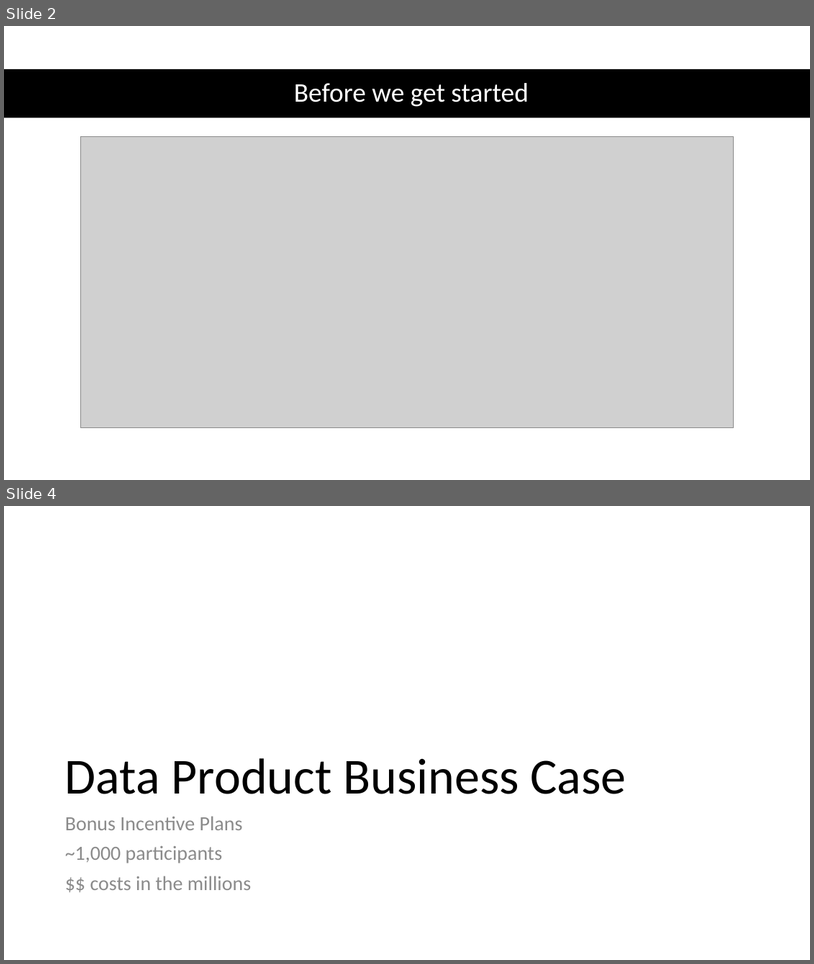
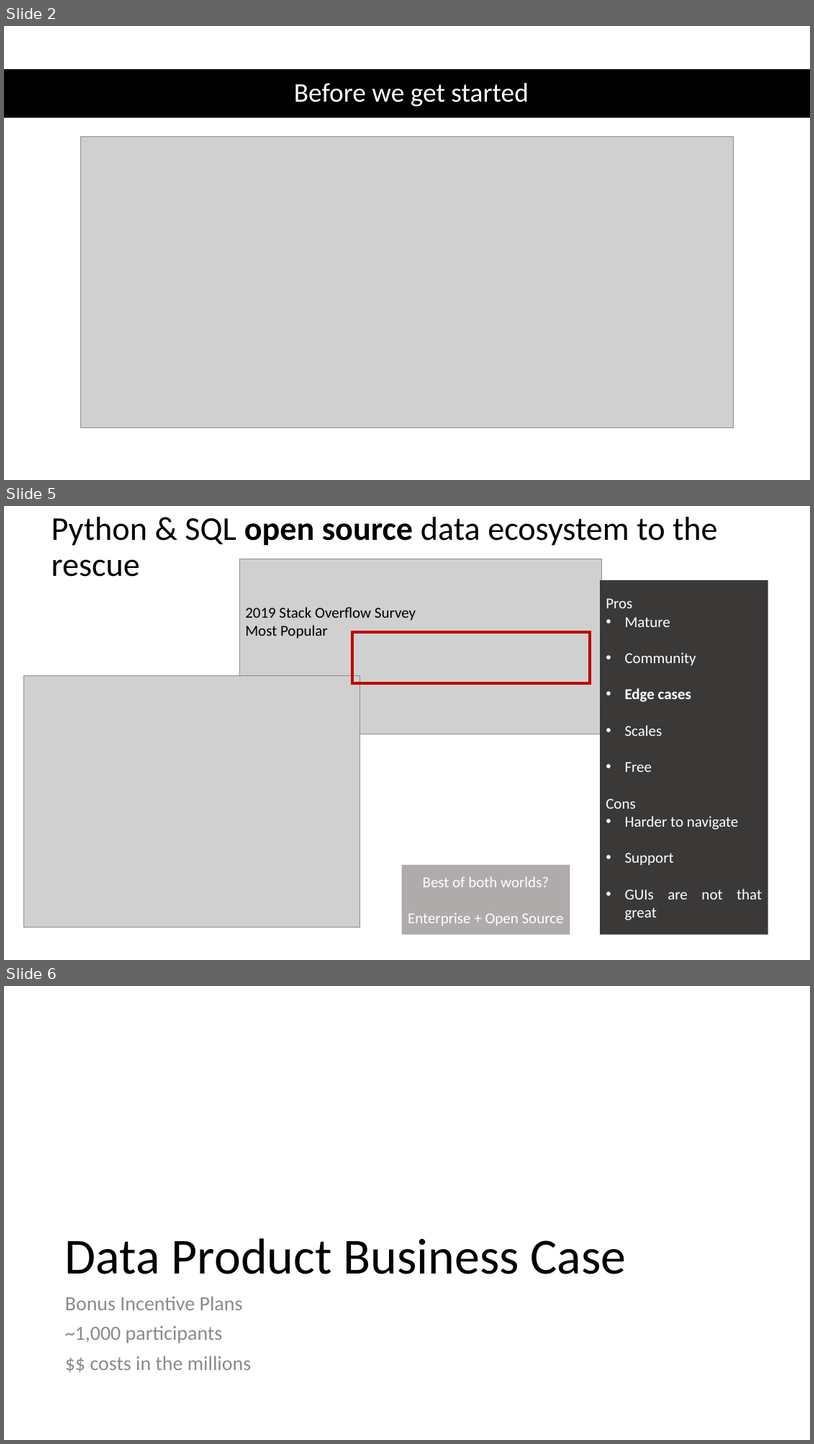
Before and after one commit to acivitillo/python_data_products_workshop, a slide deck: intro_workshop/an_intro_to_data_products.pptx. Shown one above the other, each under a label of ours: slides 2 and 4 before the commit, slides 2, 5 and 6 after it; the slides between them are not shown. The pictures are 814x964 and 814x1444 pixels, drawn with LibreOffice and Linux fonts; fonts in the diff are those of the drawing; grey boxes stand for pictures. Boxes give left, top, right and bottom in pixels: in the first picture for what was removed or moved away, otherwise in the second. Text is boxed around its words. In the diff, an @@ line names an element or a change of style, - is before the commit and + after.

```diff
--- a/intro_workshop/an_intro_to_data_products.pptx
+++ b/intro_workshop/an_intro_to_data_products.pptx
@@ slide 5 added at <box>4,506,810,960</box>, background #FFFFFF @@
@@ title added at <box>52,517,718,577</box>, 39.6 pt, text #000000 @@
+Python & SQL open source data ecosystem to the rescue
@@ picture added at <box>239,559,602,734</box> @@
@@ rectangle added at <box>600,580,769,934</box>, fill #3B3838, 18 pt, text #FFFFFF @@
+Pros
+• Mature
+• Community
+• Edge cases
+• Scales
+• Free
+Cons
+• Harder to navigate
+• Support
+• GUIs are not that great
@@ text added at <box>245,607,416,638</box>, 18 pt, text #000000 @@
+2019 Stack Overflow Survey
+Most Popular
@@ rectangle added at <box>352,632,590,683</box>, outline #C00000 3 pt @@
@@ picture added at <box>24,675,360,926</box> @@
@@ rectangle added at <box>402,865,570,934</box>, fill #AFABAB, 18 pt, text #FFFFFF @@
+Best of both worlds?
+Enterprise + Open Source
@@ what was slide 4 is now slide 6 @@
```
Also in this commit, not shown: 5 slides changed, 2 other slides added, 1 slide removed, 9 other files.
